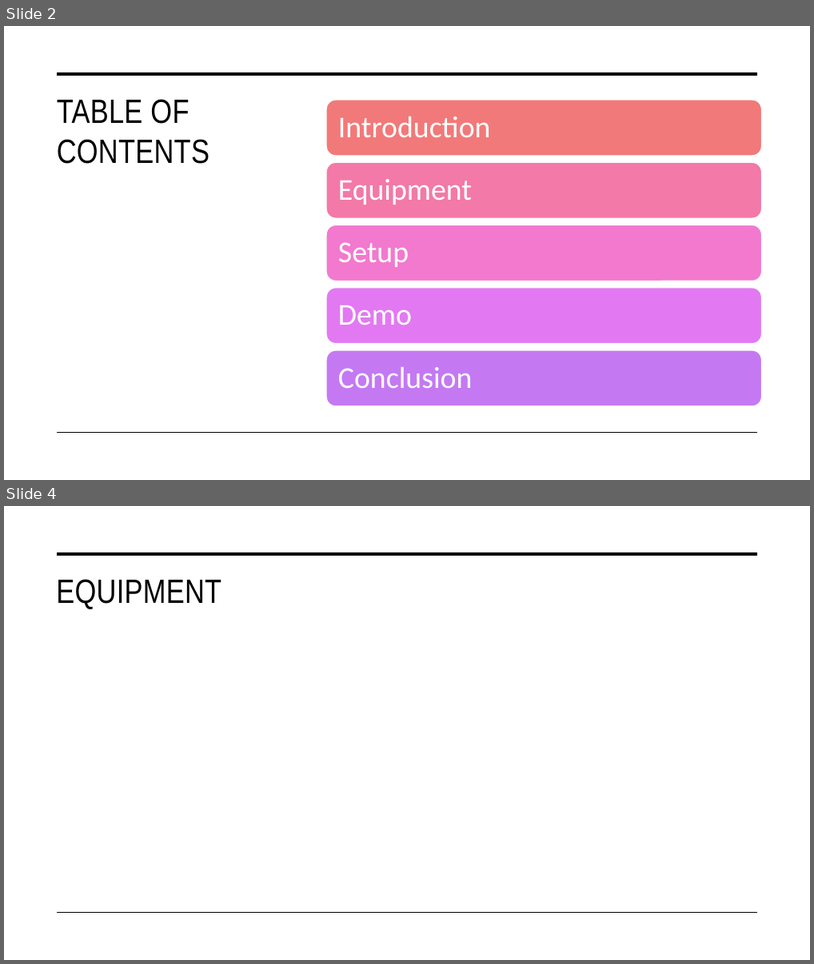
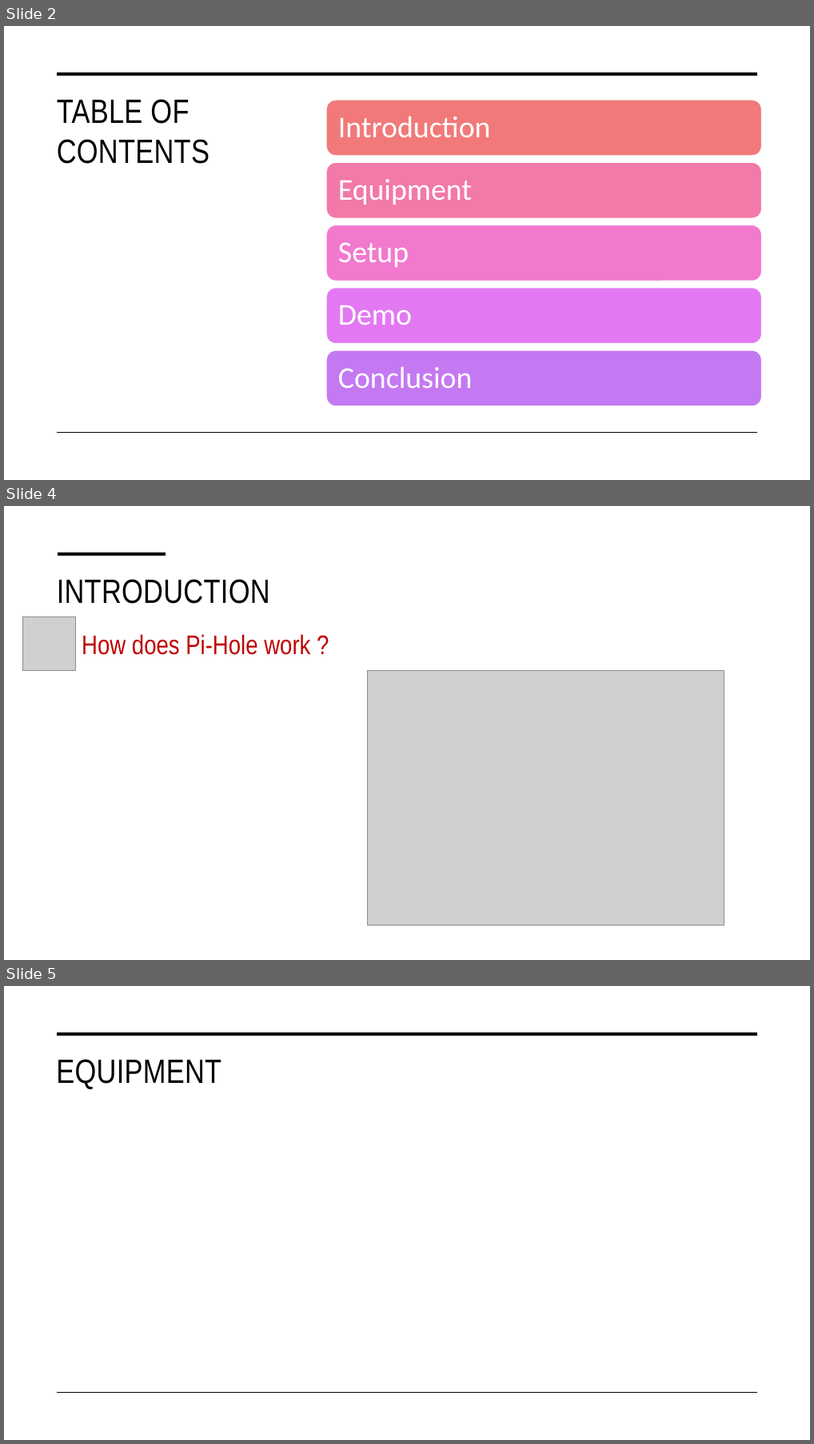
Before and after one commit to fadwa2208/PiHoleProject, a slide deck: PiHole.pptx. Shown one above the other, each under a label of ours: slides 2 and 4 before the commit, slides 2, 4 and 5 after it; the slides between them are not shown. The pictures are 814x964 and 814x1444 pixels, drawn with LibreOffice and Linux fonts; fonts in the diff are those of the drawing; grey boxes stand for pictures. Boxes give left, top, right and bottom in pixels: in the first picture for what was removed or moved away, otherwise in the second. Text is boxed around its words. In the diff, an @@ line names an element or a change of style, - is before the commit and + after.

```diff
--- a/PiHole.pptx
+++ b/PiHole.pptx
@@ slide 4 added at <box>4,506,810,960</box>, background #FFFFFF @@
@@ line added from (58, 554) to (166, 554), #000000 3.5 pt @@
@@ title added at <box>57,579,270,604</box>, 40 pt, text #000000 @@
+INTRODUCTION
@@ picture added at <box>22,616,76,671</box> @@
@@ text added at <box>82,634,310,655</box>, 32 pt, text #C00000 @@
+How does Pi-Hole work ?
@@ picture added at <box>367,671,725,924</box> @@
@@ what was slide 4 is now slide 5 @@
```
Also in this commit, not shown: 1 slide changed, 7 other slides added, 1 slide removed.
